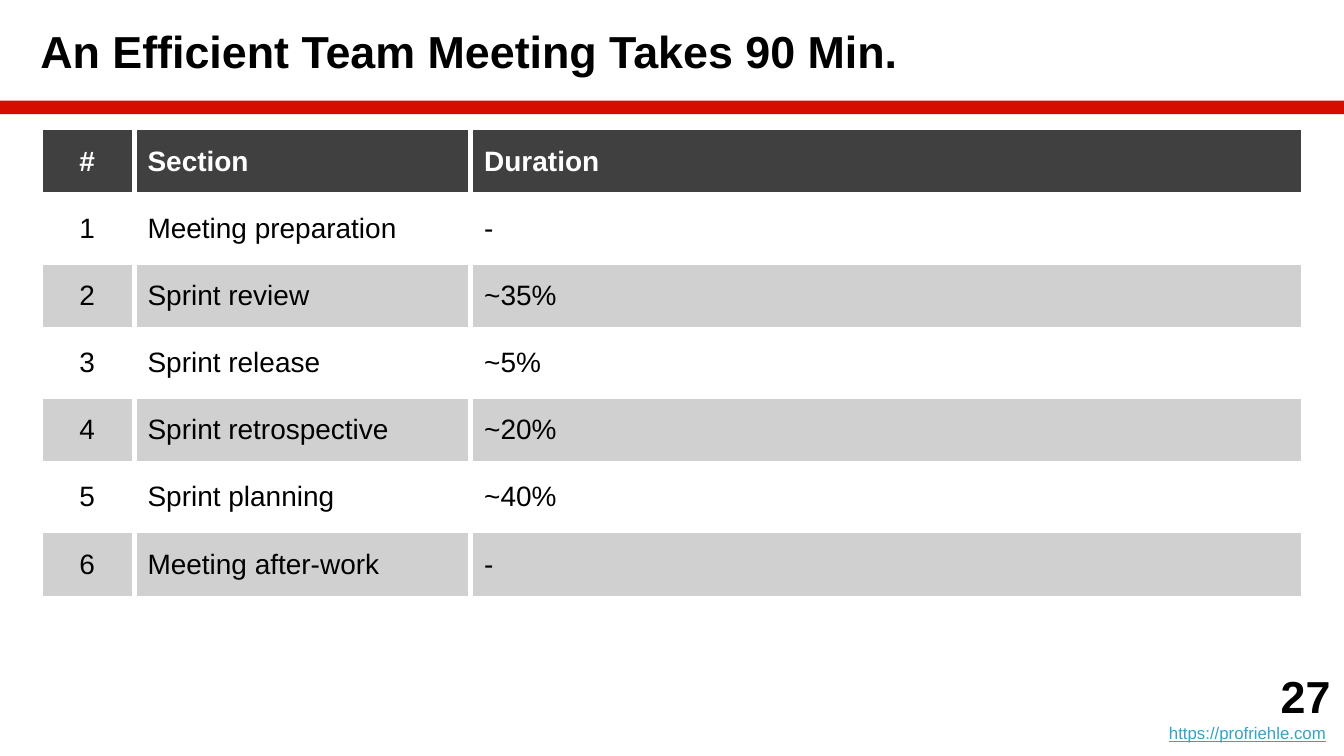
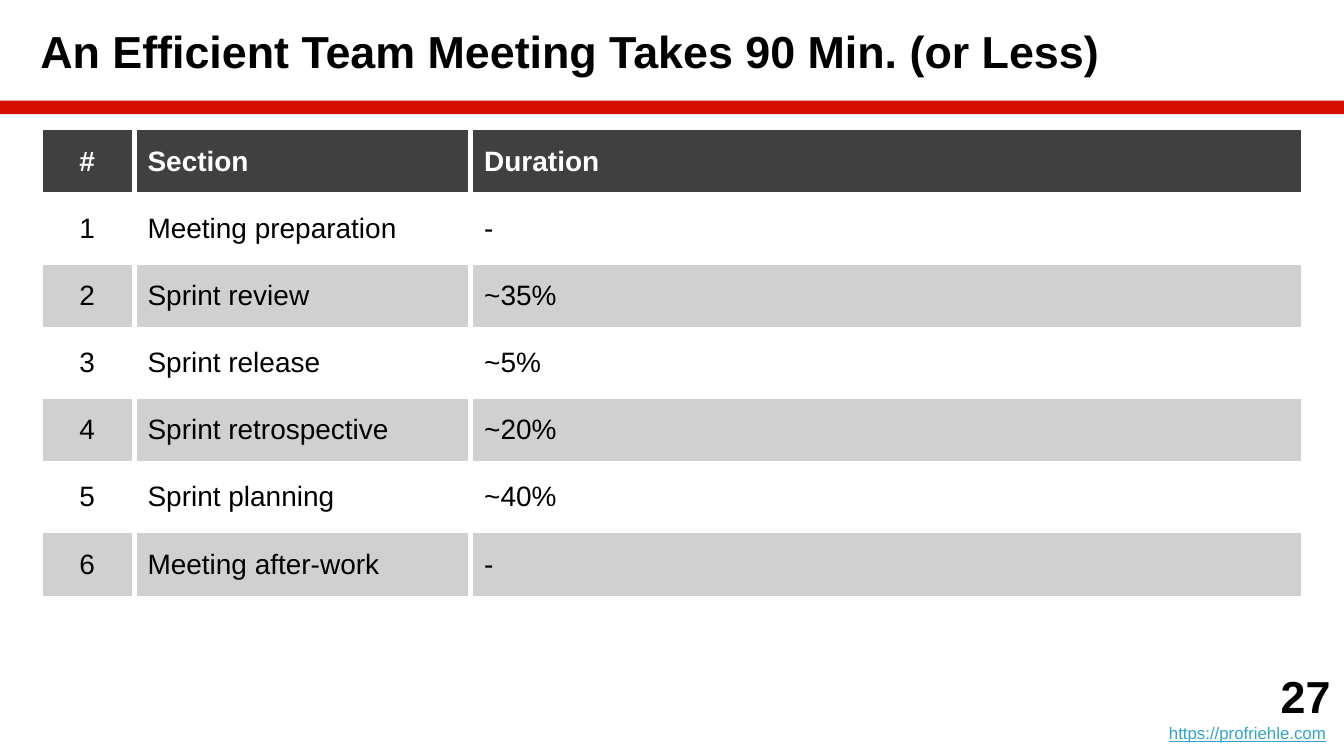
Before and after one commit to dirkriehle/amos-course, a slide deck: slide 27 of Lecture slides/AMOS B02 - Scrum and AMOS.pptx. Drawn at 1344x756 pixels with LibreOffice and Linux fonts; fonts in the diff are those of the drawing. Boxes give left, top, right and bottom in pixels: in the first picture for what was removed or moved away, otherwise in the second. Text is boxed around its words. In the diff, an @@ line names an element or a change of style, - is before the commit and + after.

```diff
--- a/Lecture slides/AMOS B02 - Scrum and AMOS.pptx
+++ b/Lecture slides/AMOS B02 - Scrum and AMOS.pptx
@@ title at <box>40,35,1099,77</box>: text changed @@
-An Efficient Team Meeting Takes 90 Min.
+An Efficient Team Meeting Takes 90 Min. (or Less)
```
Also in this commit, not shown: 4 other slides changed, 15 other files.
